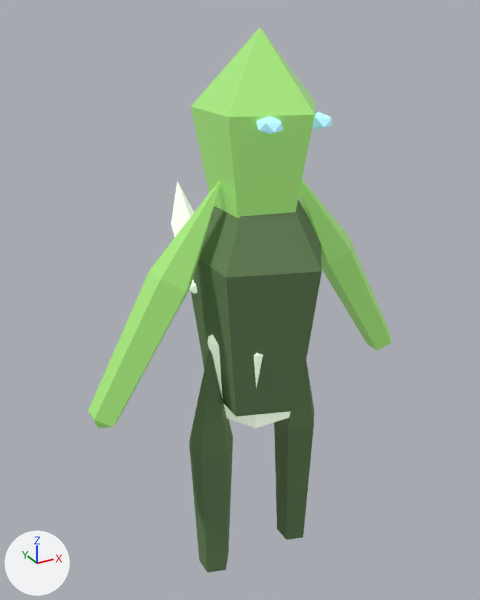
Before and after pictures for a commit that changed the glTF model assets/models/glb/deep-fracture-creature-Shardling-venom.glb.
Camera for both pictures: a 50 mm lens placed at (-1.052, -1.792, 2.0), pointed at (0.015, 0.147, 1.03). Arrows for +X, +Y and +Z are at lower left; the lights stay in place. The picture after the commit comes second.

Names of what the first picture shows: 'arm-l', 'arm-r', 'back-spine-left', 'head', 'locomotion-core', 'runner-l', 'runner-r', 'torso' and 2 more.
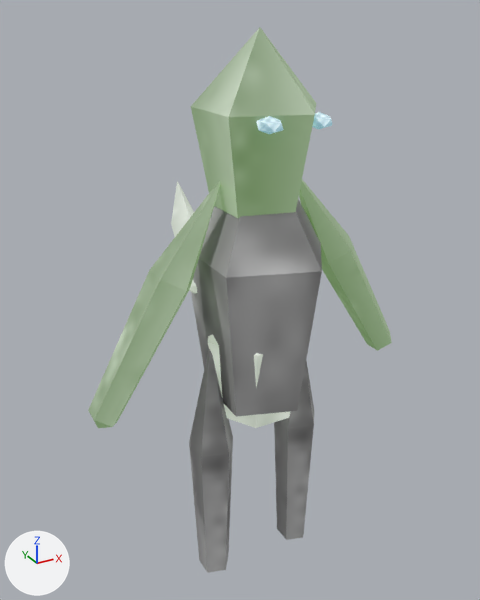
Location of each change, (x1, y1, x2, y2) in pixels of the pictures (480 x 600 px):
'torso', recoloured (green to grey)
    both: (191, 200, 322, 417)
'head', recoloured
    both: (191, 28, 316, 218)
'arm-l', recoloured
    both: (88, 181, 221, 428)
'runner-l', recoloured (green to grey)
    both: (189, 349, 233, 573)
'arm-r', recoloured
    both: (299, 179, 392, 351)
'runner-r', recoloured (green to grey)
    both: (274, 361, 314, 540)
'back-spine-left', recoloured
    both: (171, 181, 197, 294)

Patch to the scene script:
```diff
--- a/assets/models/glb/deep-fracture-creature-Shardling-venom.glb.py
+++ b/assets/models/glb/deep-fracture-creature-Shardling-venom.glb.py
@@ img_47c10eca8ccae7da @@
+img_47c10eca8ccae7da = load_image('47c10eca8ccae7da', '_unpacked/47c10eca8ccae7da', 256, 256, 'sRGB')
@@ mat_export_source_002_carapace @@
+mat_export_source_002_carapace = principled_material('export-source.002.carapace')
+mat_export_source_002_carapace.texture = img_47c10eca8ccae7da
+mat_export_source_002_carapace.metallic = 0.18
+mat_export_source_002_carapace.roughness = 0.24
+mat_export_source_002_carapace.emission_color = (0.0851, 0.179, 0.0448)  # dark green #52753c
+mat_export_source_002_carapace.emission_strength = 1.0
@@ mat_export_source_carapace @@
+mat_export_source_carapace = principled_material('export-source.carapace')
+mat_export_source_carapace.texture = img_47c10eca8ccae7da
+mat_export_source_carapace.metallic = 0.18
+mat_export_source_carapace.roughness = 0.24
+mat_export_source_carapace.emission_color = (0.319, 0.368, 0.298)  # grey #99a394
+mat_export_source_carapace.emission_strength = 1.0
@@ mat_export_source_001_carapace @@
+mat_export_source_001_carapace = principled_material('export-source.001.carapace')
+mat_export_source_001_carapace.texture = img_47c10eca8ccae7da
+mat_export_source_001_carapace.metallic = 0.12
+mat_export_source_001_carapace.roughness = 0.78
@@ me_torso @@
 me_torso.from_pydata(...)  # 12 vertices, 20 faces; spans x -0.226..0.226, y -0.251..0.251, z -0.484..0.484
-me_torso.materials.append(mat_export_source_001)  # green #698659
+me_torso.materials.append(mat_export_source_001_carapace)  # picture img_47c10eca8ccae7da
@@ me_head @@
 me_head.from_pydata(...)  # 12 vertices, 20 faces; spans x -0.19..0.19, y -0.2..0.2, z -0.277..0.277
-me_head.materials.append(mat_export_source_002)  # green #a6e77c, glowing dark green #52753c
+me_head.materials.append(mat_export_source_002_carapace)  # picture img_47c10eca8ccae7da, glowing dark green #52753c
@@ me_arm_l @@
 me_arm_l.from_pydata(...)  # 12 vertices, 20 faces; spans x -0.24..0.24, y -0.071..0.071, z -0.384..0.384
-me_arm_l.materials.append(mat_export_source_002)  # green #a6e77c, glowing dark green #52753c
+me_arm_l.materials.append(mat_export_source_002_carapace)  # picture img_47c10eca8ccae7da, glowing dark green #52753c
@@ me_arm_r @@
 me_arm_r.from_pydata(...)  # 12 vertices, 20 faces; spans x -0.244..0.244, y -0.071..0.071, z -0.384..0.384
-me_arm_r.materials.append(mat_export_source_002)  # green #a6e77c, glowing dark green #52753c
+me_arm_r.materials.append(mat_export_source_002_carapace)  # picture img_47c10eca8ccae7da, glowing dark green #52753c
@@ me_runner_l @@
 me_runner_l.from_pydata(...)  # 12 vertices, 20 faces; spans x -0.077..0.077, y -0.081..0.081, z -0.507..0.507
-me_runner_l.materials.append(mat_export_source_001)  # green #698659
+me_runner_l.materials.append(mat_export_source_001_carapace)  # picture img_47c10eca8ccae7da
@@ me_runner_r @@
 me_runner_r.from_pydata(...)  # 12 vertices, 20 faces; spans x -0.077..0.077, y -0.081..0.081, z -0.507..0.507
-me_runner_r.materials.append(mat_export_source_001)  # green #698659
+me_runner_r.materials.append(mat_export_source_001_carapace)  # picture img_47c10eca8ccae7da
@@ me_back_spine_left @@
 me_back_spine_left.from_pydata(...)  # 10 vertices, 16 faces; spans x -0.075..0.075, y -0.204..0.204, z -0.156..0.156
-me_back_spine_left.materials.append(mat_export_source)  # white #e9f8e2, glowing grey #99a394
+me_back_spine_left.materials.append(mat_export_source_carapace)  # picture img_47c10eca8ccae7da, glowing grey #99a394
```
